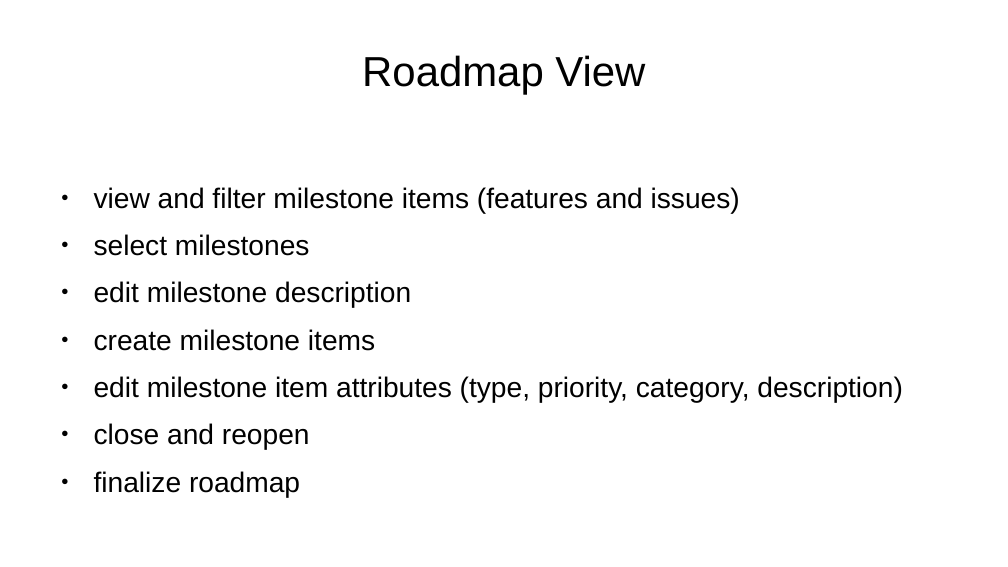
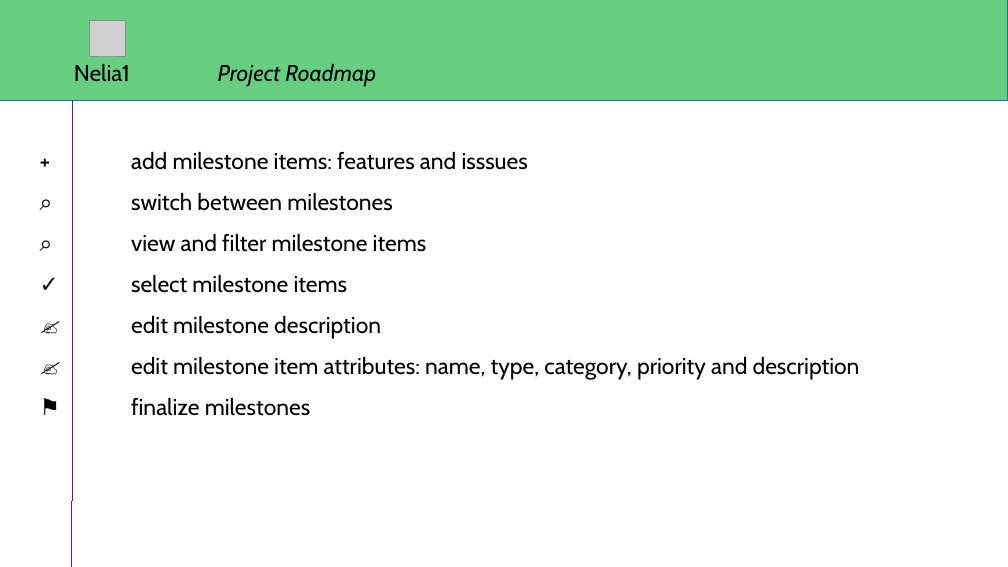
Before and after one commit to skriticos/nelia1, a slide deck: slide 17 of video/nelia1-presentation.odp (slide 16 before the commit). Drawn at 1008x567 pixels with LibreOffice and Linux fonts; fonts in the diff are those of the drawing; grey boxes stand for pictures. Boxes give left, top, right and bottom in pixels: in the first picture for what was removed or moved away, otherwise in the second. Text is boxed around its words. In the diff, an @@ line names an element or a change of style, - is before the commit and + after.

```diff
--- a/video/nelia1-presentation.odp
+++ b/video/nelia1-presentation.odp
@@ rectangle added at bbox=[0, 0, 1008, 101], fill #67CF82, outline #3465AF 0 pt @@
@@ picture added at bbox=[90, 20, 125, 56] @@
@@ title removed at bbox=[362, 55, 645, 95] @@
-Roadmap View
@@ text added at bbox=[74, 64, 130, 82], 18 pt, text #000000 @@
+Nelia1
@@ text added at bbox=[218, 64, 376, 87], 18 pt, text #000000, italic @@
+Project Roadmap
@@ line added from (72, 567) to (72, 101), #74108C 0 pt @@
@@ text at bbox=[131, 152, 860, 416]: text changed; size 22.2 to 18 pt; font Arial to Cabin @@
-● view and filter milestone items (features and issues)
-● select milestones
-● edit milestone description
-● create milestone items
-● edit milestone item attributes (type, priority, category, description)
-● close and reopen
-● finalize roadmap
++ add milestone items: features and isssues
+⌕ switch between milestones
+⌕ view and filter milestone items
+✓ select milestone items
+✍ edit milestone description
+✍ edit milestone item attributes: name, type, category, priority and description
+⚑ finalize milestones
```
Also in this commit, not shown: 2 other slides changed, 1 slide added, 2 slides removed, 4 other files.
